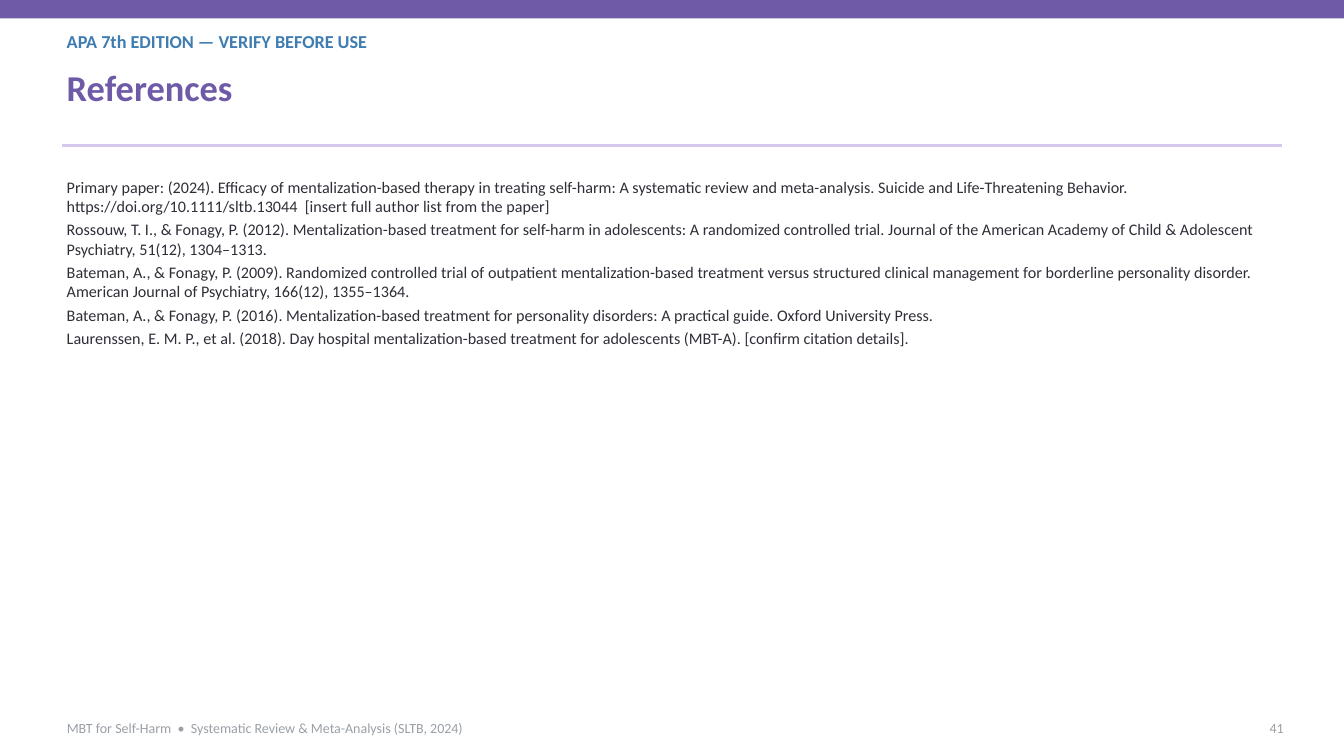
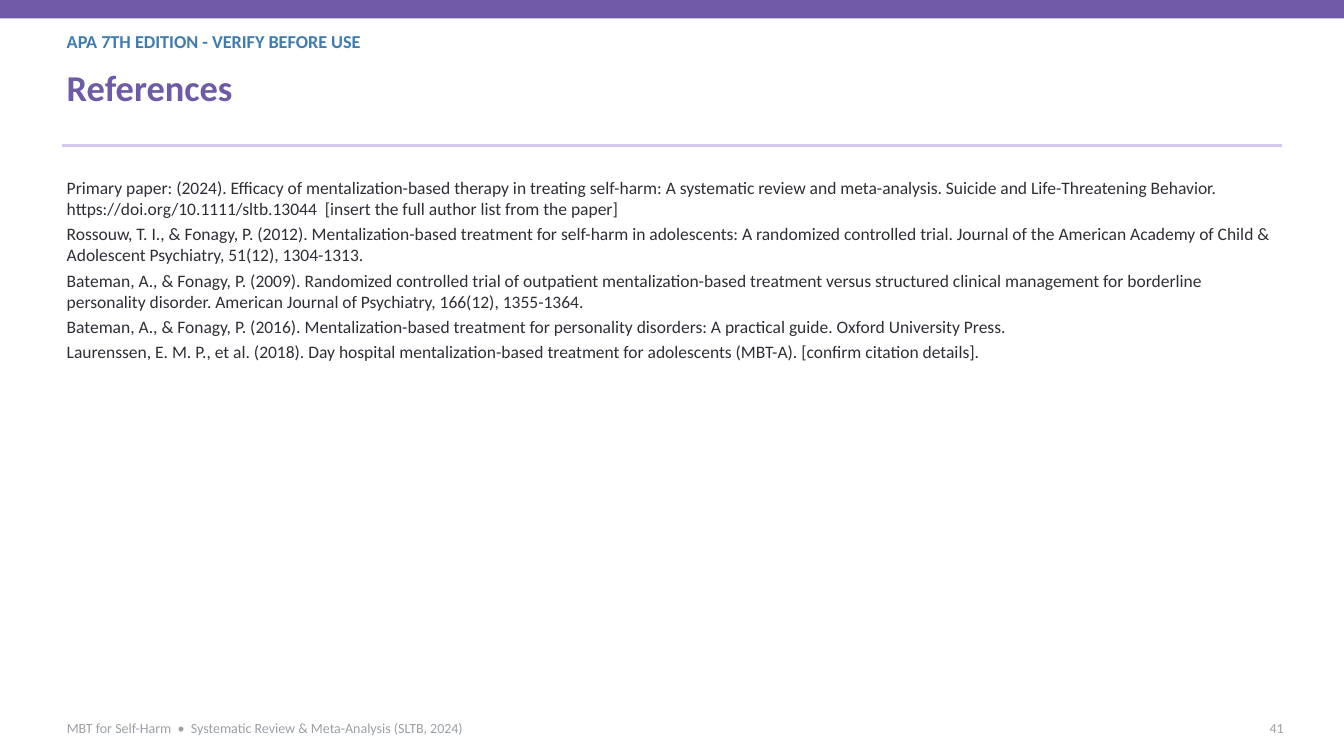
Before and after one commit to tejasdangodra786-byte/Dango-kiro, a slide deck: slide 41 of Journal_Club_MBT_SelfHarm.pptx. Drawn at 1344x756 pixels with LibreOffice and Linux fonts; fonts in the diff are those of the drawing. Boxes give left, top, right and bottom in pixels: in the first picture for what was removed or moved away, otherwise in the second. Text is boxed around its words. In the diff, an @@ line names an element or a change of style, - is before the commit and + after.

Commit message:
Revise deck: 14pt body text, simpler language with plain meanings in brackets, and plain-language captions under every graph
- Sub-topic/body text set to 14pt (headings unchanged)
- Difficult terms explained in brackets (e.g., mentalizing = 'reading minds')
- Every chart/diagram now has a 'What this shows' caption in simple language
- Content reorganized for clearer, more detailed flow; verified effect sizes retained (g=-0.82 self-harm, -1.08 BPD, -1.10 depression)

```diff
--- a/Journal_Club_MBT_SelfHarm.pptx
+++ b/Journal_Club_MBT_SelfHarm.pptx
@@ text at box(67, 36, 360, 48): text changed @@
-APA 7th EDITION — VERIFY BEFORE USE
+APA 7TH EDITION - VERIFY BEFORE USE
@@ text at box(67, 181, 1254, 311): text changed; size 11.5 to 12.5 pt @@
-Primary paper: (2024). Efficacy of mentalization-based therapy in treating self-harm: A systematic review and meta-analysis. Suicide and Life-Threatening Behavior. https://doi.org/10.1111/sltb.13044 [insert full author list from the paper]
-Rossouw, T. I., & Fonagy, P. (2012). Mentalization-based treatment for self-harm in adolescents: A randomized controlled trial. Journal of the American Academy of Child & Adolescent Psychiatry, 51(12), 1304–1313.
-Bateman, A., & Fonagy, P. (2009). Randomized controlled trial of outpatient mentalization-based treatment versus structured clinical management for borderline personality disorder. American Journal of Psychiatry, 166(12), 1355–1364.
+Primary paper: (2024). Efficacy of mentalization-based therapy in treating self-harm: A systematic review and meta-analysis. Suicide and Life-Threatening Behavior. https://doi.org/10.1111/sltb.13044 [insert the full author list from the paper]
+Rossouw, T. I., & Fonagy, P. (2012). Mentalization-based treatment for self-harm in adolescents: A randomized controlled trial. Journal of the American Academy of Child & Adolescent Psychiatry, 51(12), 1304-1313.
+Bateman, A., & Fonagy, P. (2009). Randomized controlled trial of outpatient mentalization-based treatment versus structured clinical management for borderline personality disorder. American Journal of Psychiatry, 166(12), 1355-1364.
@@ text at box(67, 320, 1006, 361): size 11.5 to 12.5 pt in "Bateman, A., & Fonagy, P. (2016). Mentalization-based ...", "Laurenssen, E. M. P., et al. (2018). ..." @@
```
Also in this commit, not shown: 39 other slides changed, 3 slides added, 3 slides removed, 1 other file.
